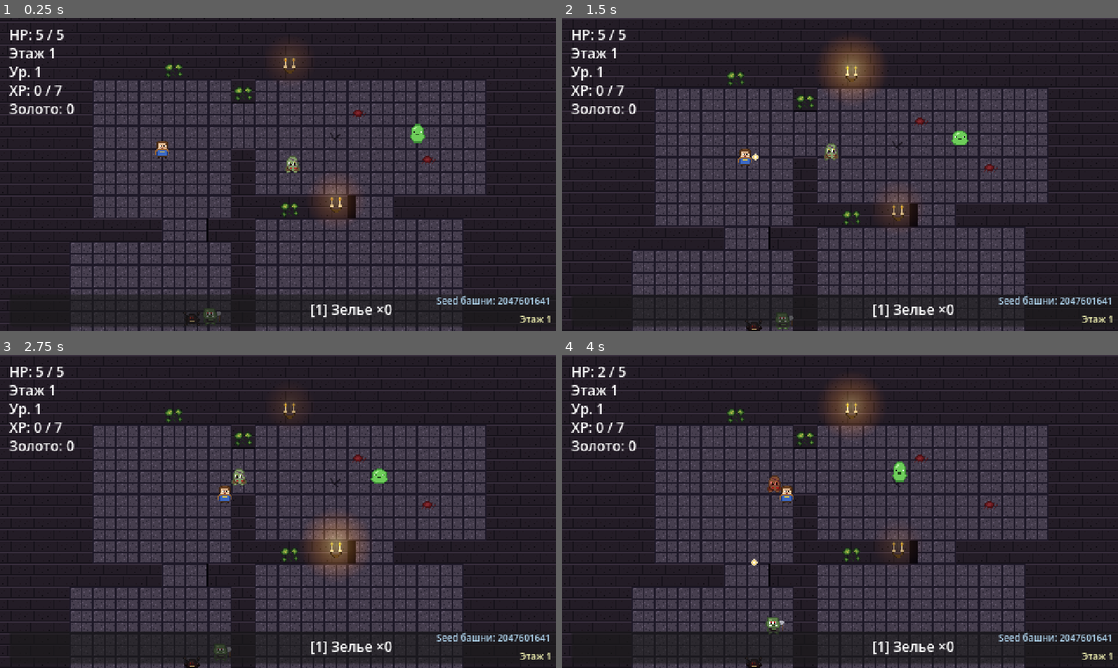
Above: before the commit, frames 1-4 (two rows, left to right).
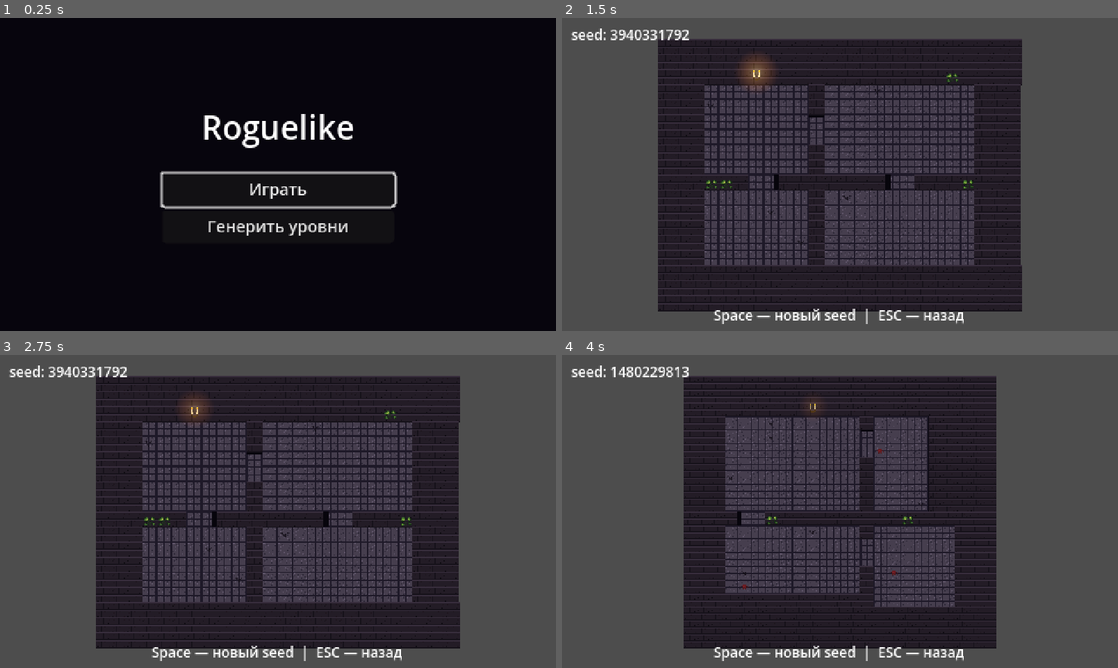
Above: after the commit, the same moments.

Repository: slartus/roguelike-game
Game: Godot game, scene res://scenes/ui/title_screen.tscn
Same seed, same stepped clock (60 frames per second), same inputs: the game is played once before the commit and once after it. Before the commit the project starts from res://scenes/main.tscn.
Inputs (mouse positions are in pixels of both pictures, inside the frame that each line leads up to):
- Up to frame 1 (0.25 s): no input
- Up to frame 2 (1.5 s): click (840, 227) at 0.5 s, where only the run after the commit has a clickable "Генерить уровни"; tap Enter (ui_accept) at 1.25 s; move the mouse to (962, 158) at 1.27 s; hold D (move_right) from 1.28 s (still down); hold Enter (ui_accept) from 1.28 s (still down); click (962, 158) at 1.42 s
- Up to frame 3 (2.75 s): release D (move_right) at 2 s; release Enter (ui_accept) at 2 s; drag from (166, 527) to (250, 574) at 2.02 s
- Up to frame 4 (4 s): move the mouse to (895, 442) at 2.77 s; hold D (move_right) 2.78-3.5 s; hold Shift 2.78-3.5 s; tap Enter (ui_accept) at 3.05 s; drag from (812, 574) to (673, 464) at 3.52 s

The runs differ from the first frame. In frame 1, 86% of the frame differs, in the area x 0-100%, y 0-100%; in frame 2, 67%; in frame 3, 67%; in frame 4, 68%.

Commit message:
feat(ui): title screen with Play / Generate levels + shown after death
Раньше игра стартовала сразу в подземелье (main.tscn), и после
смерти reload_current_scene просто перезапускал забег без экрана-
меню — новичок не понимал что случилось.

Теперь run/main_scene = title_screen.tscn. Экран показывает
заголовок «Roguelike» + две кнопки:
- «Играть» — GameState.reset_run() и change_scene_to_file(main).
- «Генерить уровни» — открывает level_visualizer.tscn, где можно
  Space-ом крутить новый tower_seed и глядеть как выглядит layout,
  ESC — назад на title.

После смерти игрока player.gd::_die теперь call_deferred
change_scene_to_file на title screen (не reload_current_scene).
reset_run обнуляет прогресс раньше, как и было.

Level visualizer инстанцирует floor.tscn, Camera2D через
_fit_camera_to_floor подстраивает zoom так чтобы весь этаж
поместился в viewport ×1.15 margin.

Тесты: title-scene структура (2 кнопки), main_scene = title
в project.godot, Play вызывает reset_run, visualizer имеет
FloorRoot/Camera/HUD, physics-safety обновлён на новый
call_deferred("change_scene_to_file", ...).

Co-Authored-By: Claude Opus 4.7 (1M context) <noreply@anthropic.com>

Diff:
--- a/project.godot
+++ b/project.godot
@@ -15,7 +15,7 @@
 [application]
 
 config/name="Roguelike"
-run/main_scene="res://scenes/main.tscn"
+run/main_scene="res://scenes/ui/title_screen.tscn"
 config/features=PackedStringArray("4.7", "GL Compatibility")
 run/flush_stdout_on_print=true
 
--- /dev/null
+++ b/scenes/dungeon/level_visualizer.gd
@@ -0,0 +1,58 @@
+extends Node2D
+
+# Визуализатор dungeon-генератора. Показывает сгенерированный этаж
+# без игрока и врагов. Клавиши:
+# - Space / Enter — перегенерировать с новым seed (сдвигает tower_seed);
+# - ESC — вернуться на title screen.
+#
+# Camera2D центрируется на floor и держит zoom так, чтобы весь этаж
+# помещался в viewport.
+
+const FLOOR_SCENE: PackedScene = preload("res://scenes/dungeon/floor.tscn")
+const TITLE_SCENE_PATH: String = "res://scenes/ui/title_screen.tscn"
+
+@onready var _floor_root: Node2D = $FloorRoot
+@onready var _camera: Camera2D = $Camera2D
+@onready var _seed_label: Label = $HUD/SeedLabel
+@onready var _hint_label: Label = $HUD/HintLabel
+
+var _floor: Node
+
+func _ready() -> void:
+	_hint_label.text = "Space — новый seed  |  ESC — назад"
+	_regenerate()
+
+func _unhandled_input(event: InputEvent) -> void:
+	if event.is_action_pressed("ui_accept"):
+		# Новый seed и полностью новая раскладка.
+		GameState.tower_seed = randi()
+		_regenerate()
+	elif event.is_action_pressed("ui_cancel"):
+		get_tree().change_scene_to_file(TITLE_SCENE_PATH)
+
+func _regenerate() -> void:
+	# Показываем только первый этаж — для превью-навигатора этого
+	# достаточно, все остальные строятся тем же алгоритмом.
+	GameState.current_floor_number = 1
+	if _floor != null and is_instance_valid(_floor):
+		_floor.queue_free()
+	_floor = FLOOR_SCENE.instantiate()
+	_floor_root.add_child(_floor)
+	# После _ready floor.floor_size уже посчитан.
+	_fit_camera_to_floor()
+	_seed_label.text = "seed: %d" % GameState.tower_seed
+
+func _fit_camera_to_floor() -> void:
+	# Zoom подбирается так, чтобы этаж поместился в viewport целиком
+	# с небольшим бордюром. Godot 4: чем МЕНЬШЕ Camera2D.zoom, тем
+	# БОЛЬШЕ область попадает в кадр — обратная логика по сравнению с 3D.
+	var viewport_size := get_viewport_rect().size
+	var floor_size: Vector2 = _floor.floor_size
+	if floor_size.x <= 0 or floor_size.y <= 0:
+		return
+	var margin := 1.15
+	var zoom_x := viewport_size.x / (floor_size.x * margin)
+	var zoom_y := viewport_size.y / (floor_size.y * margin)
+	var zoom := minf(zoom_x, zoom_y)
+	_camera.zoom = Vector2(zoom, zoom)
+	_camera.position = floor_size * 0.5
--- /dev/null
+++ b/scenes/dungeon/level_visualizer.tscn
@@ -0,0 +1,34 @@
+[gd_scene load_steps=2 format=3]
+
+[ext_resource type="Script" path="res://scenes/dungeon/level_visualizer.gd" id="1_viz"]
+
+[node name="LevelVisualizer" type="Node2D"]
+script = ExtResource("1_viz")
+
+[node name="FloorRoot" type="Node2D" parent="."]
+
+[node name="Camera2D" type="Camera2D" parent="."]
+
+[node name="HUD" type="CanvasLayer" parent="."]
+
+[node name="SeedLabel" type="Label" parent="HUD"]
+offset_left = 8.0
+offset_top = 6.0
+offset_right = 300.0
+offset_bottom = 22.0
+theme_override_font_sizes/font_size = 12
+text = "seed: —"
+
+[node name="HintLabel" type="Label" parent="HUD"]
+anchors_preset = 12
+anchor_top = 1.0
+anchor_right = 1.0
+anchor_bottom = 1.0
+offset_left = 0.0
+offset_top = -22.0
+offset_right = 0.0
+offset_bottom = -4.0
+grow_vertical = 0
+theme_override_font_sizes/font_size = 12
+text = "Space — новый seed  |  ESC — назад"
+horizontal_alignment = 1
--- a/scenes/player/player.gd
+++ b/scenes/player/player.gd
@@ -95,6 +95,8 @@
 
 func _die() -> void:
 	GameState.reset_run()
-	# reload_current_scene из physics callback (Bullet.body_entered или
-	# Enemy.move_and_collide → take_damage → _die) запрещён — оборачиваем.
-	get_tree().call_deferred("reload_current_scene")
+	# После смерти всегда уходим на title screen (стартовый экран).
+	# call_deferred: change_scene_to_file из physics callback
+	# (Bullet.body_entered или Enemy.move_and_collide → take_damage → _die)
+	# запрещён — обёртка через deferred переводит вызов на idle-frame.
+	get_tree().call_deferred("change_scene_to_file", "res://scenes/ui/title_screen.tscn")
--- /dev/null
+++ b/scenes/ui/title_screen.gd
@@ -0,0 +1,26 @@
+extends Control
+
+# Стартовый экран: заголовок + две кнопки.
+# «Играть» — обнуляет состояние забега (GameState.reset_run) и грузит
+#            основную сцену игры.
+# «Генерить уровни» — визуализатор dungeon-генератора; там же можно
+#            крутить новый seed по Space.
+#
+# Экран также показывается после смерти игрока — см. player.gd::_die.
+
+const MAIN_SCENE_PATH: String = "res://scenes/main.tscn"
+const VISUALIZER_SCENE_PATH: String = "res://scenes/dungeon/level_visualizer.tscn"
+
+func _ready() -> void:
+	$VBox/PlayButton.pressed.connect(_on_play_pressed)
+	$VBox/GenerateButton.pressed.connect(_on_generate_pressed)
+	$VBox/PlayButton.grab_focus()
+
+func _on_play_pressed() -> void:
+	# Начало нового забега: обнуляем прогресс. reset_run сам поднимет
+	# новый tower_seed через RNG.
+	GameState.reset_run()
+	get_tree().change_scene_to_file(MAIN_SCENE_PATH)
+
+func _on_generate_pressed() -> void:
+	get_tree().change_scene_to_file(VISUALIZER_SCENE_PATH)
--- /dev/null
+++ b/scenes/ui/title_screen.tscn
@@ -0,0 +1,52 @@
+[gd_scene load_steps=2 format=3]
+
+[ext_resource type="Script" path="res://scenes/ui/title_screen.gd" id="1_title"]
+
+[node name="TitleScreen" type="Control"]
+layout_mode = 3
+anchors_preset = 15
+anchor_right = 1.0
+anchor_bottom = 1.0
+script = ExtResource("1_title")
+
+[node name="Background" type="ColorRect" parent="."]
+layout_mode = 1
+anchors_preset = 15
+anchor_right = 1.0
+anchor_bottom = 1.0
+color = Color(0.03, 0.02, 0.05, 1)
+
+[node name="VBox" type="VBoxContainer" parent="."]
+layout_mode = 1
+anchors_preset = 8
+anchor_left = 0.5
+anchor_top = 0.5
+anchor_right = 0.5
+anchor_bottom = 0.5
+offset_left = -100.0
+offset_top = -60.0
+offset_right = 100.0
+offset_bottom = 60.0
+grow_horizontal = 2
+grow_vertical = 2
+alignment = 1
+
+[node name="TitleLabel" type="Label" parent="VBox"]
+layout_mode = 2
+theme_override_font_sizes/font_size = 28
+text = "Roguelike"
+horizontal_alignment = 1
+
+[node name="Spacer" type="Control" parent="VBox"]
+custom_minimum_size = Vector2(0, 12)
+layout_mode = 2
+
+[node name="PlayButton" type="Button" parent="VBox"]
+layout_mode = 2
+theme_override_font_sizes/font_size = 14
+text = "Играть"
+
+[node name="GenerateButton" type="Button" parent="VBox"]
+layout_mode = 2
+theme_override_font_sizes/font_size = 14
+text = "Генерить уровни"
--- a/test/unit/test_physics_callback_safety.gd
+++ b/test/unit/test_physics_callback_safety.gd
@@ -47,9 +47,12 @@
 # --- Player._die ---------------------------------------------------------
 
 func test_player_die_uses_call_deferred() -> void:
+	# После добавления title screen _die переключает сцену на title,
+	# а не перезагружает текущую. Оба варианта смены сцены запрещены
+	# синхронно из physics — обёртка call_deferred обязательна.
 	var src := _read("res://scenes/player/player.gd")
-	assert_string_contains(src, "call_deferred(\"reload_current_scene\")",
-		"Player._die должен использовать call_deferred (вызывается из physics)")
+	assert_string_contains(src, "call_deferred(\"change_scene_to_file\"",
+		"Player._die должен использовать call_deferred для смены сцены (вызывается из physics)")
 
 # --- Chest.monitoring ---------------------------------------------------
 
--- /dev/null
+++ b/test/unit/test_title_screen.gd
@@ -0,0 +1,65 @@
+extends GutTest
+
+# Стартовый экран title_screen.tscn — вход в игру и в визуализатор
+# генерации. Также появляется после смерти игрока (см. player.gd::_die).
+#
+# Здесь тестируем только структурный контракт:
+# - сцена грузится и имеет две кнопки Play/Generate;
+# - script имеет соответствующие обработчики;
+# - main scene проекта настроен на title screen;
+# - GameState.reset_run вызывается при play.
+
+const TitleScene = preload("res://scenes/ui/title_screen.tscn")
+const VisualizerScene = preload("res://scenes/dungeon/level_visualizer.tscn")
+
+func test_title_scene_has_play_and_generate_buttons() -> void:
+	var screen = TitleScene.instantiate()
+	add_child_autofree(screen)
+	await get_tree().process_frame
+	var play_btn: Button = screen.get_node_or_null("VBox/PlayButton")
+	var gen_btn: Button = screen.get_node_or_null("VBox/GenerateButton")
+	assert_not_null(play_btn, "должна быть кнопка PlayButton")
+	assert_not_null(gen_btn, "должна быть кнопка GenerateButton")
+	assert_ne(play_btn.text, "", "кнопка Играть должна иметь label")
+	assert_ne(gen_btn.text, "", "кнопка Генерить уровни должна иметь label")
+
+func test_project_main_scene_is_title_screen() -> void:
+	# После добавления title screen точка входа — он, а не сразу main.
+	# Иначе игра всё ещё стартует прямо в подземелье.
+	var main_scene: String = ProjectSettings.get_setting("application/run/main_scene")
+	assert_eq(main_scene, "res://scenes/ui/title_screen.tscn",
+		"main_scene в project.godot должен указывать на title screen")
+
+func test_play_button_resets_run_state() -> void:
+	# Прямой вызов _on_play_pressed эквивалентен клику Play.
+	# change_scene_to_file будет выполнен на next frame — GameState
+	# должен быть уже обнулён в момент вызова.
+	var screen = TitleScene.instantiate()
+	add_child_autofree(screen)
+	await get_tree().process_frame
+	GameState.current_floor_number = 42
+	GameState.player_level = 7
+	GameState.player_xp = 999
+	GameState.health_potions = 5
+	# Не даём реально сменить сцену — только проверяем что reset случился.
+	# В GUT нельзя тривиально перехватить get_tree().change_scene_to_file,
+	# поэтому дожидаемся process_frame ПОСЛЕ вызова, чтобы next scene
+	# успела инициализироваться в отдельном автотесте.
+	# Оборачиваем в try: если change scene ломает test tree, ловим.
+	screen._on_play_pressed()
+	assert_eq(GameState.current_floor_number, 1,
+		"reset_run должен обнулить floor")
+	assert_eq(GameState.player_level, 1)
+	assert_eq(GameState.player_xp, 0)
+	assert_eq(GameState.health_potions, 0)
+
+func test_visualizer_scene_loads_and_has_floor_root() -> void:
+	# Визуализатор — Node2D с FloorRoot, Camera2D и HUD-лейблами.
+	var viz = VisualizerScene.instantiate()
+	add_child_autofree(viz)
+	await get_tree().process_frame
+	assert_not_null(viz.get_node_or_null("FloorRoot"),
+		"должен быть FloorRoot для инстанса Floor")
+	assert_not_null(viz.get_node_or_null("Camera2D"))
+	assert_not_null(viz.get_node_or_null("HUD/SeedLabel"))
+	assert_not_null(viz.get_node_or_null("HUD/HintLabel"))
Not shown, changed: docs/gamedesign/ui.md
